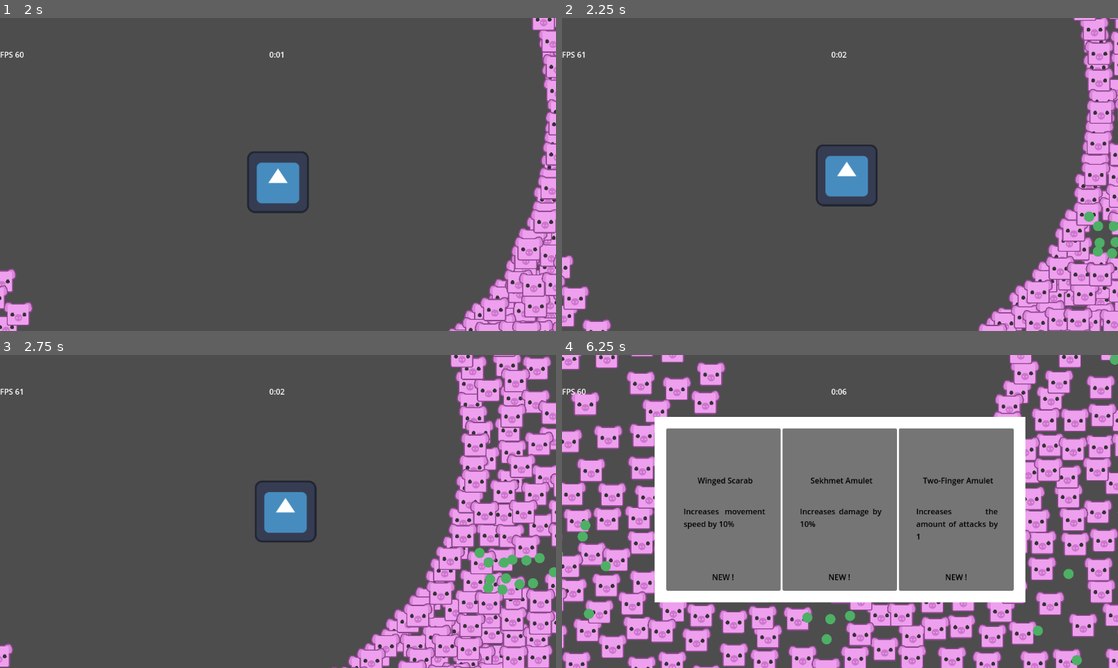
Above: before the commit, frames 1-4 (two rows, left to right).
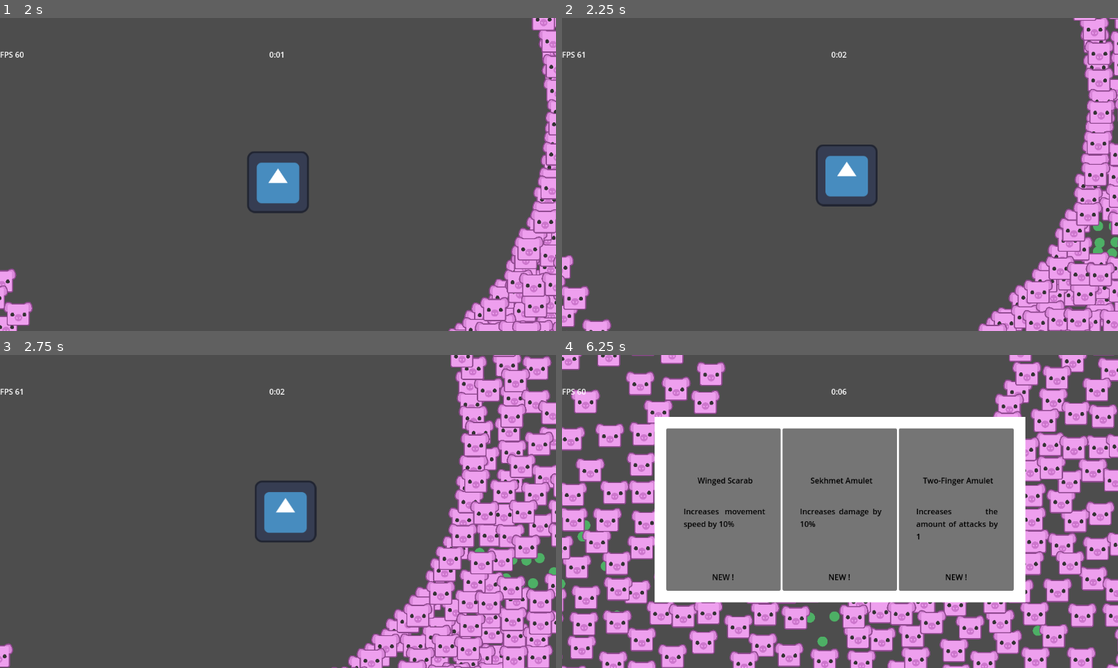
Above: after the commit, the same moments.

Repository: Boushitou/Q3_Nil_Survivor
Game: Godot game, scene res://Scenes/main_game.tscn
The game is run twice, just before and just after one commit, with the same random seed, the same clock (stepped at 60 frames per second) and the same inputs. The engine's default icon, where the game draws it, is replaced by a stand-in: a white triangle on a blue panel in a dark square.
Inputs (mouse positions are in pixels of both pictures, inside the frame that each line leads up to):
- Up to frame 1 (2 s): tap Enter (test_action) at 0.5, 1.35 s; move the mouse to (400, 158) at 0.52 s; hold D (move_right) 0.53-1.28 s; tap Space (dash) at 0.6 s; move the mouse to (166, 190) at 1.27 s; hold S (move_down) from 1.28 s (still down)
- Up to frame 2 (2.25 s): move the mouse to (1112, 237) at 2.02 s; release S (move_down) at 2.03 s; hold D (move_right) from 2.03 s (still down); tap Space (dash) at 2.1 s
- Up to frame 3 (2.75 s): keep holding D (move_right)
- Up to frame 4 (6.25 s): move the mouse to (1034, 383) at 2.77 s; release D (move_right) at 2.78 s; hold W (move_up) 2.78-3.53 s; tap Enter (test_action) at 2.85, 4.35, 5.85 s; move the mouse to (1112, 517) at 3.52 s; hold Q (move_left) 3.53-5.03 s; tap Space (dash) at 3.6, 5.1 s; move the mouse to (573, 498) at 4.27 s; move the mouse to (778, 364) at 5.02 s; hold S (move_down) 5.03-5.78 s; move the mouse to (845, 630) at 5.77 s; hold D (move_right) from 5.78 s (still down)

Frame 1 is identical in both runs. In frame 2, 0.1% of the frame differs, in the area x 93-100%, y 61-77%; in frame 3, 0.4%; in frame 4, 24%, in the area x 0-100%, y 0-100%.

Commit message:
Changed range of orbs rellocating and fixed error with item removal from item selection.

Diff:
--- a/Scenes/Player.tscn
+++ b/Scenes/Player.tscn
@@ -21,13 +21,14 @@
 player_stats = NodePath("../PlayerStats")
 DASH_FORCE = 3000.0
 
-[node name="CollisionShape2D" type="CollisionShape2D" parent="Body" node_paths=PackedStringArray("health")]
+[node name="BodyCollision" type="CollisionShape2D" parent="Body" node_paths=PackedStringArray("health")]
 position = Vector2(0, -0.5)
 shape = SubResource("RectangleShape2D_rexpl")
 script = ExtResource("5_b0aba")
 health = NodePath("../../Health")
 
 [node name="Sprite2D" type="Sprite2D" parent="Body"]
+z_index = 9
 texture = ExtResource("3_dh2ju")
 
 [node name="PlayerStats" type="Node" parent="." node_paths=PackedStringArray("health")]
@@ -47,5 +48,5 @@
 script = ExtResource("7_mn01f")
 player_stats = NodePath("../PlayerStats")
 
-[connection signal="area_entered" from="Body" to="Body/CollisionShape2D" method="_on_body_area_entered"]
-[connection signal="area_exited" from="Body" to="Body/CollisionShape2D" method="_on_body_area_exited"]
+[connection signal="area_entered" from="Body" to="Body/BodyCollision" method="_on_body_area_entered"]
+[connection signal="area_exited" from="Body" to="Body/BodyCollision" method="_on_body_area_exited"]
--- a/Scenes/enemy.tscn
+++ b/Scenes/enemy.tscn
@@ -23,6 +23,7 @@
 power = 10
 
 [node name="Body" type="Sprite2D" parent="."]
+z_index = 10
 scale = Vector2(0.168168, 0.162791)
 texture = ExtResource("3_3d46h")
 
--- a/Scripts/Items/ItemSelector.gd
+++ b/Scripts/Items/ItemSelector.gd
@@ -115,14 +115,9 @@
 
 
 func remove_item(item_to_remove : Item):
-	var index = 0
-
-	for item in total_items:
-		if item.ID == item_to_remove.ID:
-			break
-		index += 1
-
-	total_items.remove_at(index)
+	var index = total_items.find(item_to_remove)
+	if index != -1:
+		total_items.remove_at(index)
 
 
 func make_parent_visible():
--- a/Scripts/Items/XpOrbManager.gd
+++ b/Scripts/Items/XpOrbManager.gd
@@ -58,11 +58,9 @@
 		var distance_to_player = o.global_position.distance_squared_to(player_node.global_position)
 		var distance_respawn = camera.get_spawn_distance(50)
 
-		if distance_to_player > distance_respawn * distance_respawn + 300:
+		if distance_to_player > distance_respawn * distance_respawn + 500:
 			var new_pos = camera.get_spawn_position(distance_respawn)
 			o.global_position = new_pos
-			print("orb has be rellocated !")
-
 
 
 func _exit_tree() -> void:
